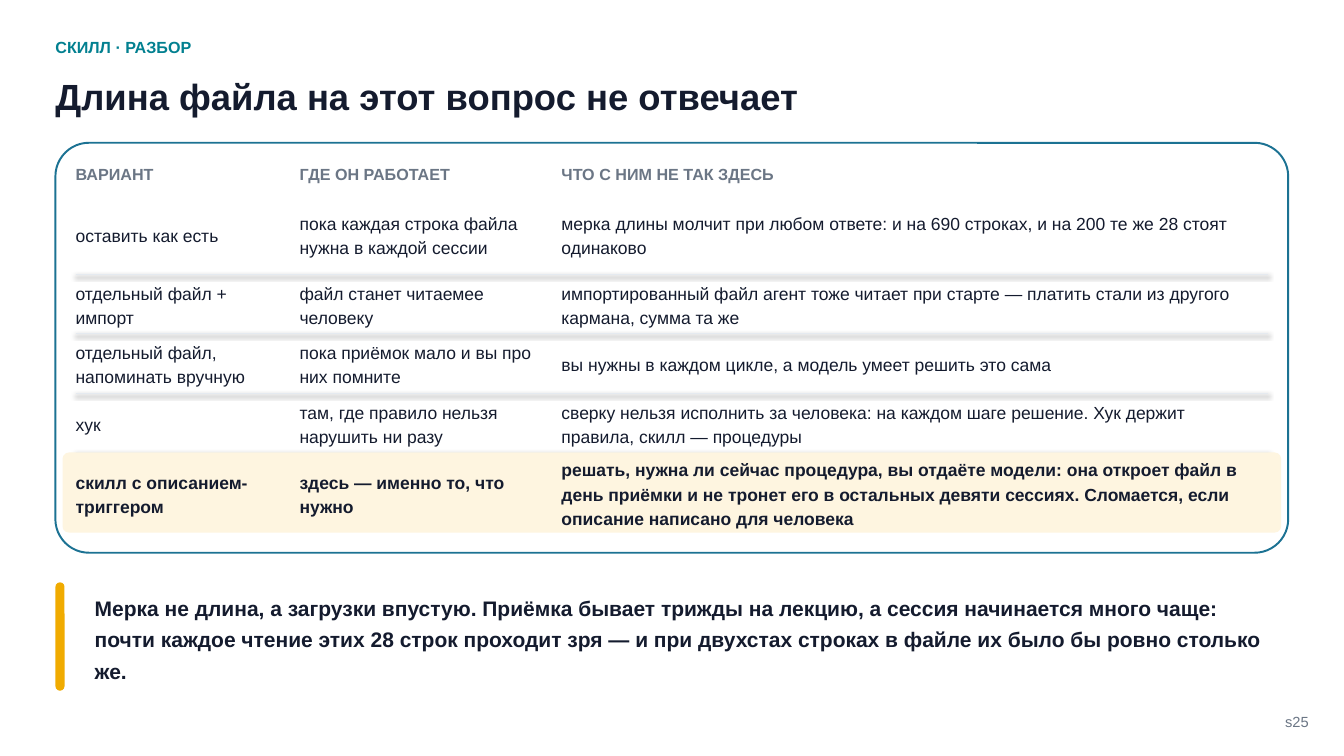
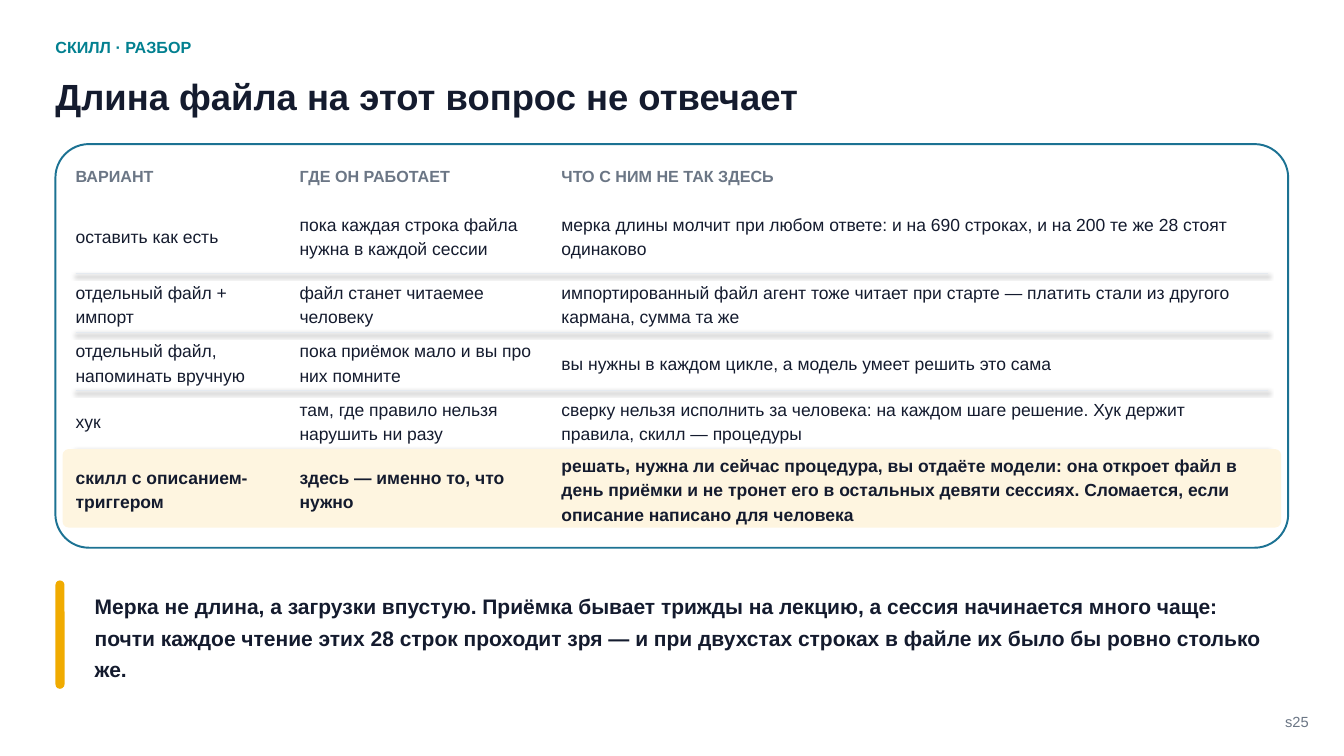
Before and after one commit to tellina-study/AI-usage-lessons, a slide deck: slide 25 of library/seminars/sem-05/rendered/sem-05.pptx. Drawn at 1344x756 pixels with LibreOffice and Linux fonts; fonts in the diff are those of the drawing. Boxes give left, top, right and bottom in pixels: in the first picture for what was removed or moved away, otherwise in the second. Text is boxed around its words. In the diff, an @@ line names an element or a change of style, - is before the commit and + after.

```diff
--- a/library/seminars/sem-05/rendered/sem-05.pptx
+++ b/library/seminars/sem-05/rendered/sem-05.pptx
@@ rounded rectangle: place and size @@
-rounded rectangle at box(55, 143, 1289, 554)
+rounded rectangle at box(55, 144, 1289, 547)
@@ rounded rectangle at box(55, 144, 1289, 547): proportions changed @@
@@ 3 texts, 1 line, 1 rounded rectangle: place and size @@
-3 texts, 1 line, 1 rounded rectangle at box(63, 453, 1281, 532)
+3 texts, 1 line, 1 rounded rectangle at box(63, 449, 1281, 527)
```
Also in this commit, not shown: 18 other slides changed, 7 other files.
